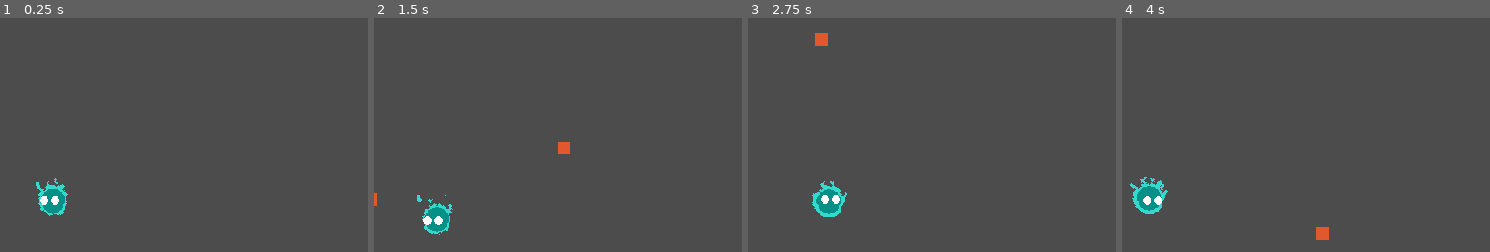
Above: before the commit, frames 1-4 (left to right).
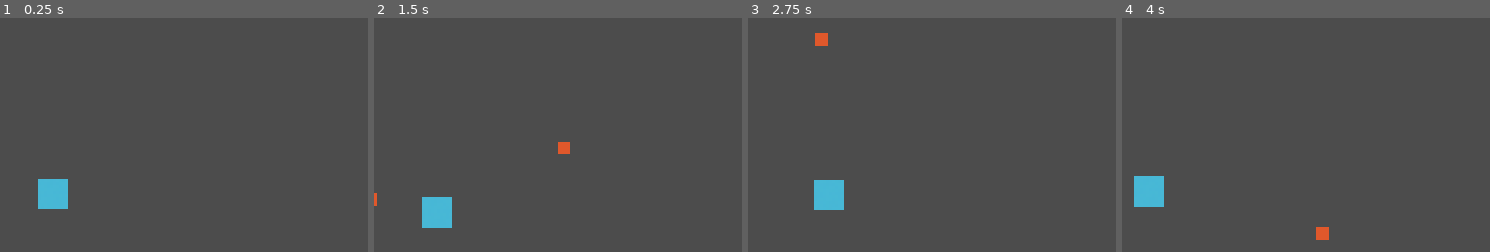
Above: after the commit, the same moments.

Repository: quiet-night-studio/redemption
Game: Godot game, scene res://scenes/Level.tscn
The game is run twice, just before and just after one commit, with the same random seed, the same clock (stepped at 60 frames per second) and the same inputs.
Inputs (mouse positions are % of the whole screen's width and height, from its top left):
- Up to frame 1 (0.25 s): no input
- Up to frame 2 (1.5 s): move the mouse to (78, 45) at 0.52 s; hold Right (ui_right) 0.53-1.28 s; click (78, 45) at 0.6 s; move the mouse to (32, 55) at 1.27 s; hold Down (ui_down) from 1.28 s (still down); click (32, 55) at 1.35 s
- Up to frame 3 (2.75 s): move the mouse to (65, 28) at 2.02 s; release Down (ui_down) at 2.03 s; hold Right (ui_right) from 2.03 s (still down); click (65, 28) at 2.1 s
- Up to frame 4 (4 s): move the mouse to (49, 70) at 2.77 s; release Right (ui_right) at 2.78 s; hold Up (ui_up) 2.78-3.53 s; click (49, 70) at 2.85 s; move the mouse to (87, 65) at 3.52 s; hold Left (ui_left) from 3.53 s (still down); click (87, 65) at 3.6 s
The pictures show only the part of the screen within x 47-97%, y 12-62%; the shares and areas given below are measured in that part.

The runs differ from the first frame. In frame 1, 1.2% of the frame differs, in the area x 9-19%, y 68-85%; in frame 2, 1.2%; in frame 3, 1.2%; in frame 4, 1.3%, in the area x 2-13%, y 67-84%.

Commit message:
taking a step back and focusing on the gameplay

Diff:
--- a/scenes/Player.tscn
+++ b/scenes/Player.tscn
@@ -1,27 +1,9 @@
-[gd_scene load_steps=18 format=2]
+[gd_scene load_steps=7 format=2]
 
 [ext_resource path="res://scripts/Player.gd" type="Script" id=1]
-[ext_resource path="res://assets/koyama/koyama-10.png" type="Texture" id=2]
+[ext_resource path="res://assets/blue_square.png" type="Texture" id=2]
 [ext_resource path="res://scenes/Bullet.tscn" type="PackedScene" id=3]
 [ext_resource path="res://assets/sounds/Alone at Twilight 1.wav" type="AudioStream" id=4]
-[ext_resource path="res://assets/koyama/koyama-8.png" type="Texture" id=5]
-[ext_resource path="res://assets/koyama/eyes.png" type="Texture" id=6]
-[ext_resource path="res://assets/koyama/koyama-1.png" type="Texture" id=7]
-[ext_resource path="res://assets/koyama/koyama-3.png" type="Texture" id=8]
-[ext_resource path="res://assets/koyama/koyama-5.png" type="Texture" id=9]
-[ext_resource path="res://assets/koyama/koyama-9.png" type="Texture" id=10]
-[ext_resource path="res://assets/koyama/koyama-2.png" type="Texture" id=11]
-[ext_resource path="res://assets/koyama/koyama-6.png" type="Texture" id=12]
-[ext_resource path="res://assets/koyama/koyama-4.png" type="Texture" id=13]
-[ext_resource path="res://assets/koyama/koyama-7.png" type="Texture" id=14]
-
-[sub_resource type="SpriteFrames" id=3]
-animations = [ {
-"frames": [ ExtResource( 7 ), ExtResource( 11 ), ExtResource( 8 ), ExtResource( 13 ), ExtResource( 9 ), ExtResource( 12 ), ExtResource( 14 ), ExtResource( 5 ), ExtResource( 10 ), ExtResource( 2 ) ],
-"loop": true,
-"name": "idle",
-"speed": 10.0
-} ]
 
 [sub_resource type="RectangleShape2D" id=1]
 extents = Vector2( 9, 10 )
@@ -33,15 +15,9 @@
 script = ExtResource( 1 )
 Bullet = ExtResource( 3 )
 
-[node name="AnimatedSprite" type="AnimatedSprite" parent="."]
-position = Vector2( -2, 7 )
-frames = SubResource( 3 )
-animation = "idle"
-playing = true
-
-[node name="Eyes" type="Sprite" parent="."]
-scale = Vector2( 0.941667, 0.941667 )
-texture = ExtResource( 6 )
+[node name="AnimatedSprite" type="Sprite" parent="."]
+scale = Vector2( 3.9, 3.9 )
+texture = ExtResource( 2 )
 
 [node name="Control" type="Control" parent="."]
 margin_left = -15.0
--- a/scripts/Player.gd
+++ b/scripts/Player.gd
@@ -8,8 +8,6 @@
 
 const RADIUS = 30
 
-onready var eyes = $Eyes
-
 var speed = 200
 
 func _physics_process(_delta: float) -> void:
@@ -18,9 +16,6 @@
 
 	var facing_direction = mouse_world - player_world
 	var muzzle_position = facing_direction.normalized() * Vector2(50, 50)
-	var eye_position = facing_direction.normalized() * Vector2(5, 5)
-
-	eyes.global_position = global_position + eye_position
 
 	var velocity = Vector2.ZERO
 	if Input.is_action_pressed('ui_right'):
